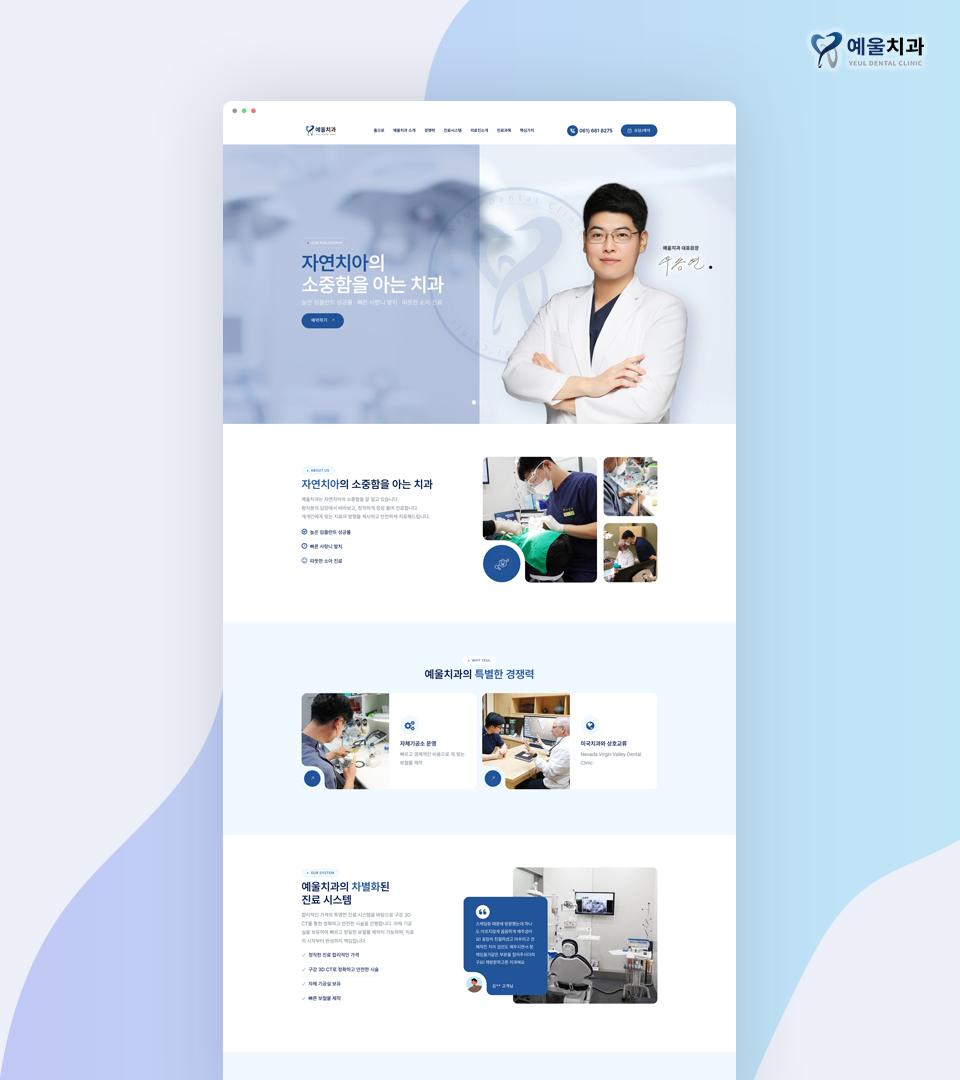
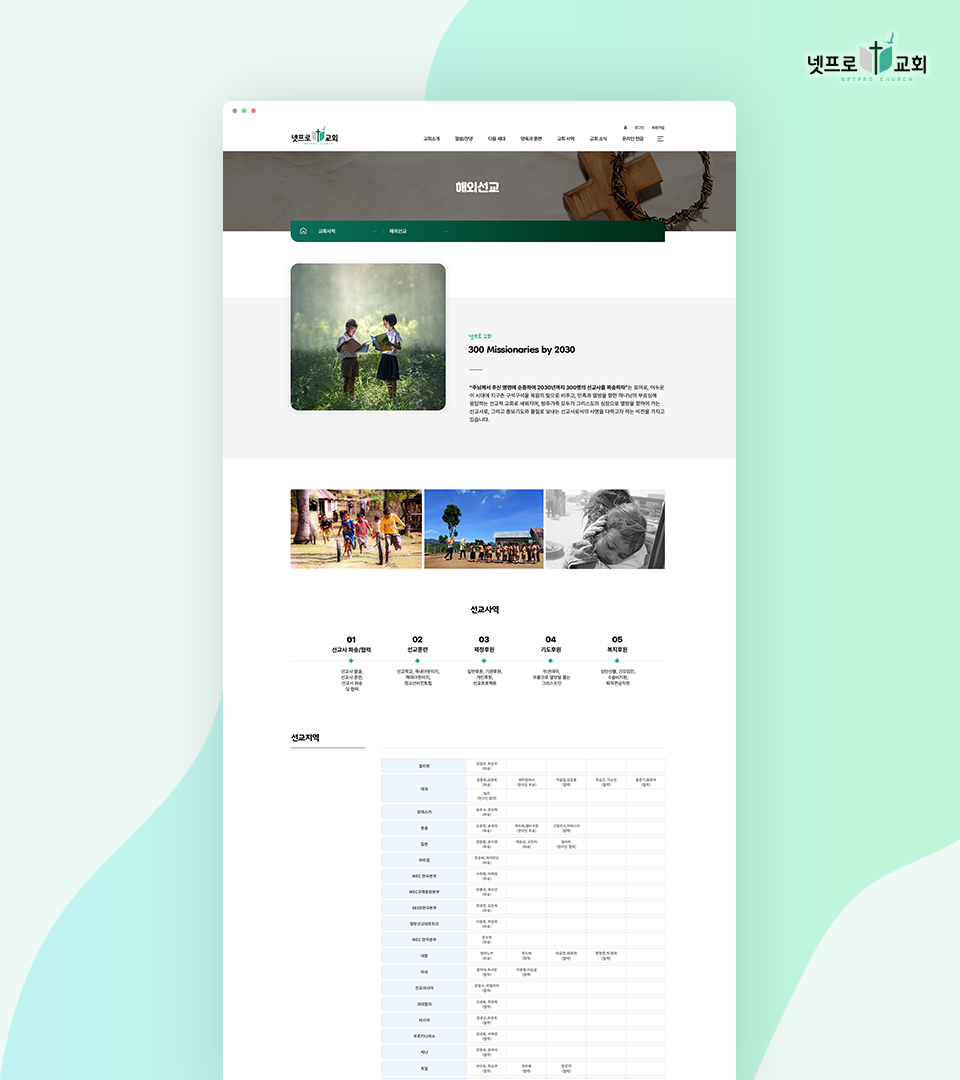
The second 960×1080 image is a revision of the first. Changes to its layers:
added group "교회솔루션" with 23 layers above "예울치과의원" over 0, 0, 960, 1080
added layer "church-logo" in group "교회솔루션" over 808, 32, 926, 81
added group "screen" (1st of 2, in "교회솔루션") with 5 layers in group "교회솔루션" over 221, 101, 737, 1080
added layer "레이어 3" (1st of 2, in "교회솔루션" › "screen") in group "screen" over 223, 103, 736, 109
added layer "해외선교" in group "screen" over 221, 119, 737, 1080
added layer "교회 역사관" in group "screen" over 222, 117, 736, 1080
added layer "사각형 1" (1st of 2, in "교회솔루션" › "screen") in group "screen" over 223, 101, 736, 1080
added group "배경" (1st of 2, in "교회솔루션") with 2 layers in group "교회솔루션" over 0, 0, 960, 1080
added layer "벡터 스마트 오브젝트" (9th of 18, in "교회솔루션" › "배경") in group "배경" over 0, 0, 960, 1080
added layer "레이어 0" (1st of 2, in "교회솔루션" › "배경") in group "배경" over 0, 0, 960, 1080
moved "예울치과로고(최종)-04" into group "예울치과의원" over 811, 32, 924, 68
moved "screen" (2nd of 2, in "예울치과의원") into group "예울치과의원" over 223, 101, 737, 1080
moved "배경" (2nd of 2, in "예울치과의원") into group "예울치과의원" over 0, 0, 960, 1080
